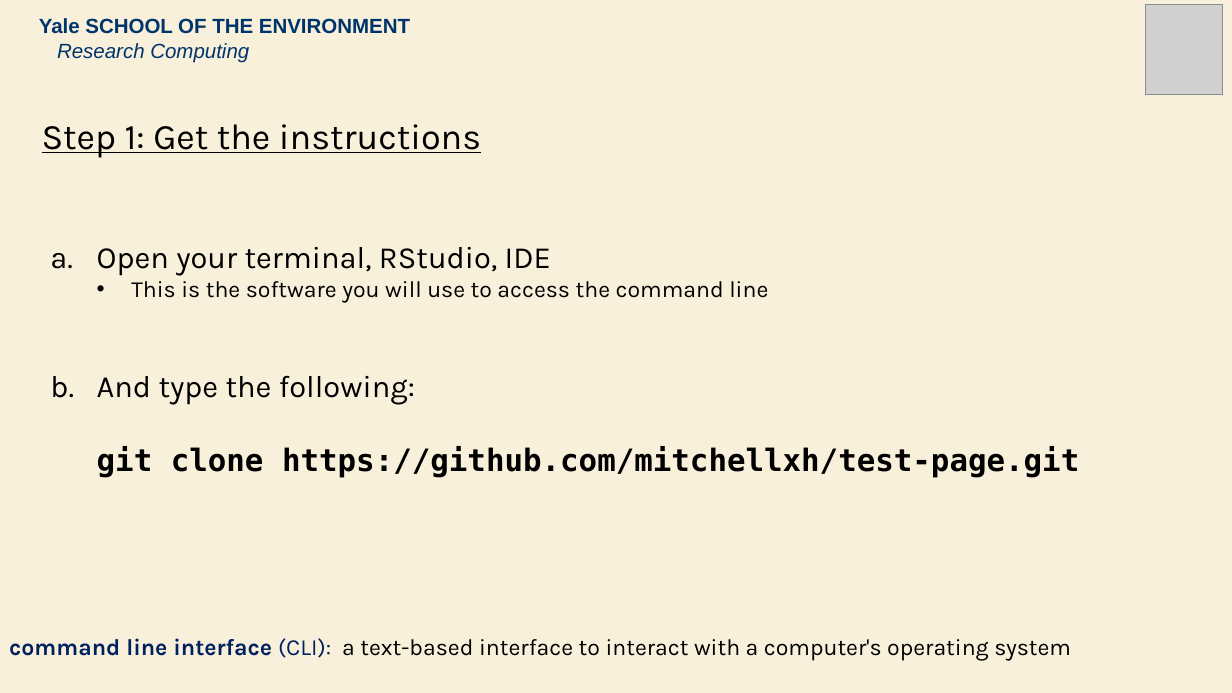
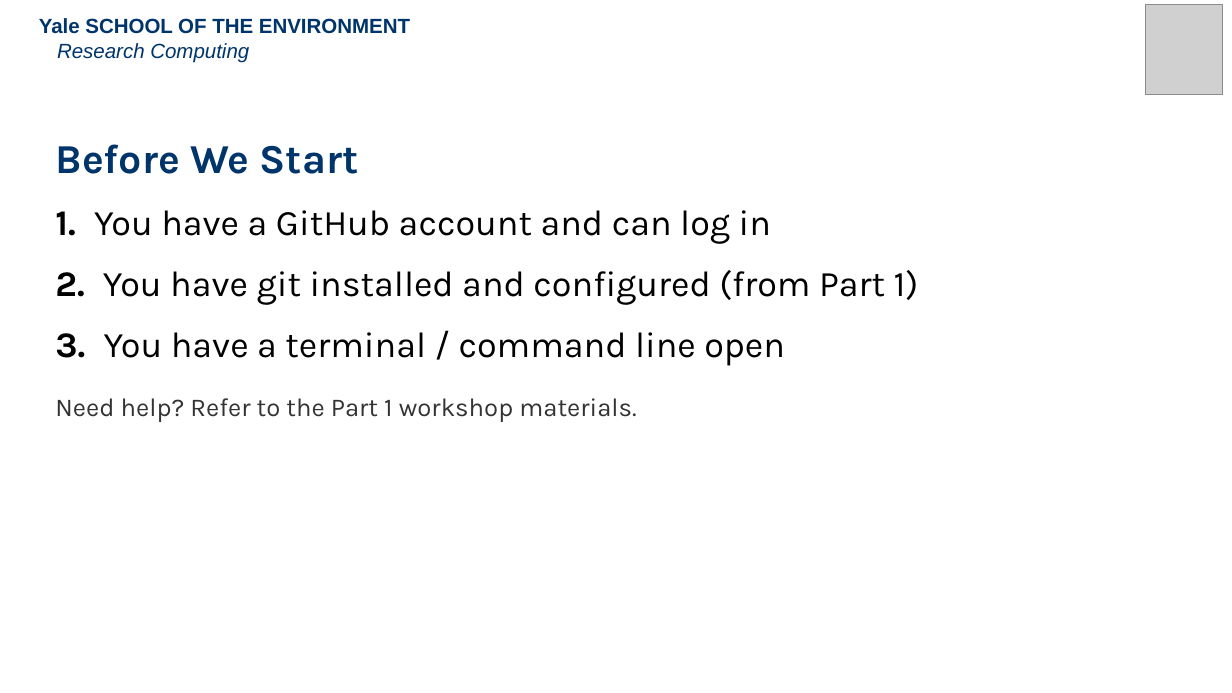
Before and after one commit to mitchellxh/git-workshop-2, a slide deck: slide 5 of 2026-Git-2.1.pptx (slide 4 before the commit). Drawn at 1232x693 pixels with LibreOffice and Linux fonts; fonts in the diff are those of the drawing; grey boxes stand for pictures. Boxes give left, top, right and bottom in pixels: in the first picture for what was removed or moved away, otherwise in the second. Text is boxed around its words. In the diff, an @@ line names an element or a change of style, - is before the commit and + after.

Commit message:
Rebuild slide deck for Part 2: GitHub Pages workshop
13 slides covering: overview, Part 1 recap, GitHub Pages intro,
Activities 1-5 (clone, personalize, push, enable Pages, iterate),
git workflow summary, and next steps/resources.

```diff
--- a/2026-Git-2.1.pptx
+++ b/2026-Git-2.1.pptx
@@ background #F9F0DB to #FFFFFF @@
@@ text removed at bbox=[42, 124, 481, 158] @@
-Step 1: Get the instructions
@@ text added at bbox=[55, 144, 919, 422], 28 pt, text #000000 @@
+Before We Start
+1. You have a GitHub account and can log in
+2. You have git installed and configured (from Part 1)
+3. You have a terminal / command line open
+Need help? Refer to the Part 1 workshop materials.
@@ text removed at bbox=[97, 247, 1079, 478] @@
-a. Open your terminal, RStudio, IDE
-  • This is the software you will use to access the command line
-b. And type the following:
-  git clone https://github.com/mitchellxh/test-page.git
@@ text removed at bbox=[9, 638, 1071, 661] @@
-command line interface (CLI): a text-based interface to interact with a computer's operating system
```
Also in this commit, not shown: 10 other slides changed, 2 slides added, 2 slides removed, 1 other file.
